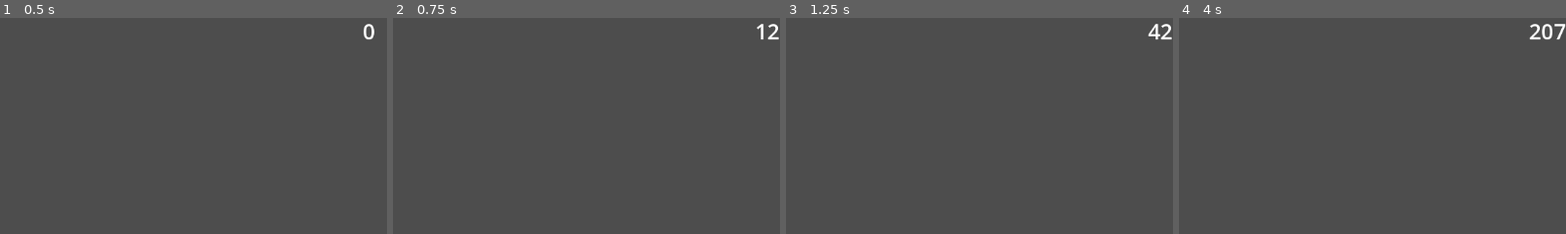
Above: before the commit, frames 1-4 (left to right).
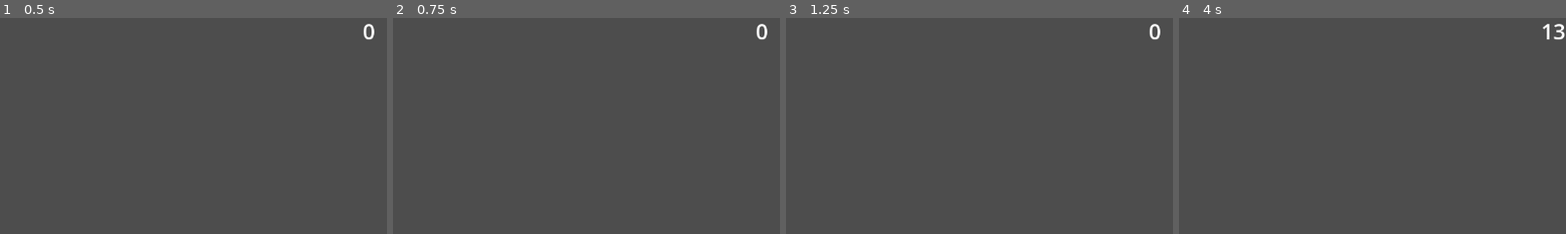
Above: after the commit, the same moments.

Repository: 3yaa/catfishing
Game: Godot game, scene res://scenes/game.tscn
Two runs of this game, one before a commit and one after it. Both use one fixed random seed, a clock stepped at 60 frames per second and the inputs below.
Inputs:
- Up to frame 1 (0.5 s): no input
- Up to frame 2 (0.75 s): tap Enter (ui_accept) at 0.5 s; hold Right (ui_right) from 0.53 s (still down)
- Up to frame 3 (1.25 s): keep holding Right (ui_right); tap Enter (ui_accept) at 0.77 s
- Up to frame 4 (4 s): tap Enter (ui_accept) at 1.52, 3.02, 3.77 s; release Right (ui_right) at 2.03 s; hold Left (ui_left) 2.03-2.78 s; hold Right (ui_right) from 2.78 s (still down)
The pictures show only the part of the screen within x 50-100%, y 0-50%; the shares and areas given below are measured in that part.

Frame 1 is identical in both runs. In frame 2, 0.3% of the frame differs, in the area x 93-100%, y 2-11%; in frame 3, 0.3%; in frame 4, 0.4%, in the area x 90-100%, y 2-11%.

Commit message:
fish logic

Diff:
--- a/scenes/game.tscn
+++ b/scenes/game.tscn
@@ -9,6 +9,7 @@
 [ext_resource type="PackedScene" uid="uid://cwjnjn45by5b2" path="res://scenes/ui.tscn" id="6_p57ef"]
 [ext_resource type="Script" uid="uid://b2wgiegidtvun" path="res://scripts/clock.gd" id="7_u5sy4"]
 [ext_resource type="Script" uid="uid://bbqbc4aoy1sn8" path="res://scripts/ocean_area.gd" id="8_gee14"]
+[ext_resource type="Script" uid="uid://2yl1hfh0q3jn" path="res://scripts/fish_logic.gd" id="9_vtaks"]
 
 [sub_resource type="TileSetAtlasSource" id="TileSetAtlasSource_iywne"]
 texture = ExtResource("5_iywne")
@@ -218,6 +219,9 @@
 [node name="Clock" type="Node2D" parent="."]
 script = ExtResource("7_u5sy4")
 
+[node name="Fish Logic" type="Node2D" parent="."]
+script = ExtResource("9_vtaks")
+
 [node name="OceanArea" type="Area2D" parent="."]
 position = Vector2(650, 326)
 script = ExtResource("8_gee14")
--- /dev/null
+++ b/scripts/fish_logic.gd
@@ -0,0 +1,48 @@
+class_name FishLogic
+extends Node2D
+
+@onready var player = get_node("/root/Game/Player")
+var any_fish = false
+
+# size params
+var size_min:float = 0.1
+var size_max:float = 5.0
+# rarity params
+var rarity_min:float = 0.1
+var rarity_max:float = 5.0
+# value params
+# might dynamically calculate value based on rarity and size later on
+var value_min:float = 0.1
+var value_max:float = 5.0
+
+var current_fish:Fish = null
+
+class Fish:
+	var size:float
+	var rarity:float #  change to enum later probably
+	var value:float
+
+	func _init(new_size: float, new_rarity:float, new_value:float):
+		self.size = new_size
+		self.rarity = new_rarity
+		self.value = new_value
+
+
+func _process(_delta):
+	if player.is_fishing:
+		if not any_fish:
+			current_fish = make_fish()
+		# when we implement player stats:
+		# probably do some probability algorithm where reeling chance is calculated
+		# use that reeling chance and if it lands, send the fish caught signal
+		player.fish_caught.emit()
+		player.is_fishing = false
+	else:
+		pass
+
+func make_fish() -> Fish:
+	var new_fish = Fish.new(
+		randf_range(size_min, size_max),
+		randf_range(rarity_min, rarity_max),
+		randf_range(value_min, value_max))
+	return new_fish
--- a/scripts/player.gd
+++ b/scripts/player.gd
@@ -6,6 +6,7 @@
 const JUMP_VELOCITY = -250.0
 
 var is_in_ocean = false
+var is_fishing = false
 var speed = SPEED_LAND
 
 signal fish_caught
@@ -22,8 +23,11 @@
 func _process(delta: float) -> void:
 	if is_in_ocean:
 		speed = SPEED_OCEAN
+		# if "fishing button" pressed:
+		is_fishing = true
 	else:
 		speed = SPEED_LAND
+		is_fishing = false
 
 
 func _physics_process(delta: float) -> void:
@@ -38,7 +42,7 @@
 	# Get the input direction and handle the movement/deceleration.
 	var direction := Input.get_axis("ui_left", "ui_right")
 	if direction:
-		fish_caught.emit()
+		#fish_caught.emit()
 		velocity.x = direction * speed
 		animated_sprite.flip_h = direction < 0
 		if is_in_ocean:
--- a/scripts/ui.gd
+++ b/scripts/ui.gd
@@ -27,7 +27,10 @@
 
 # call when caught fish
 func caught_fish() -> void:
+	# player.is_fishing = false
+	# set up this connection later
 	_add_fish()
+	print("give a man to fish, he eats for one day. Teach a man to fish, he eats forever")
 
 func update_clock_display() -> void:
 	if clock.day:
Not shown: 1 places in scenes/game.tscn that only renumber resources
Not shown, added: scripts/fish_logic.gd.uid
